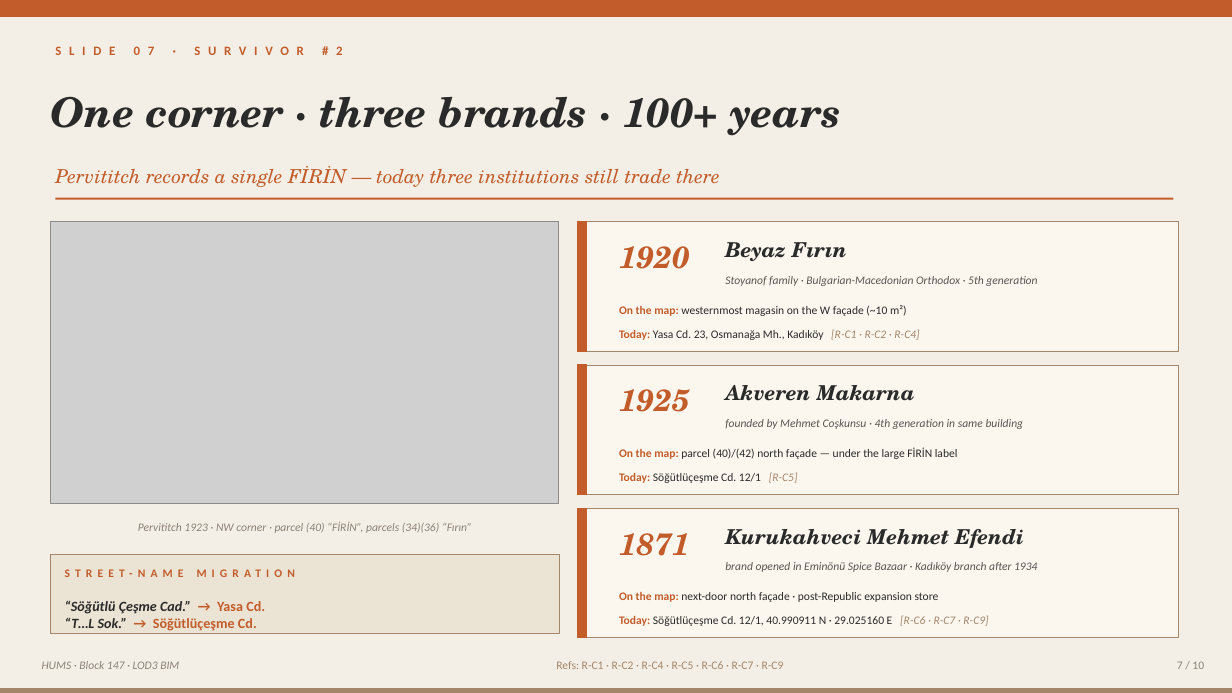
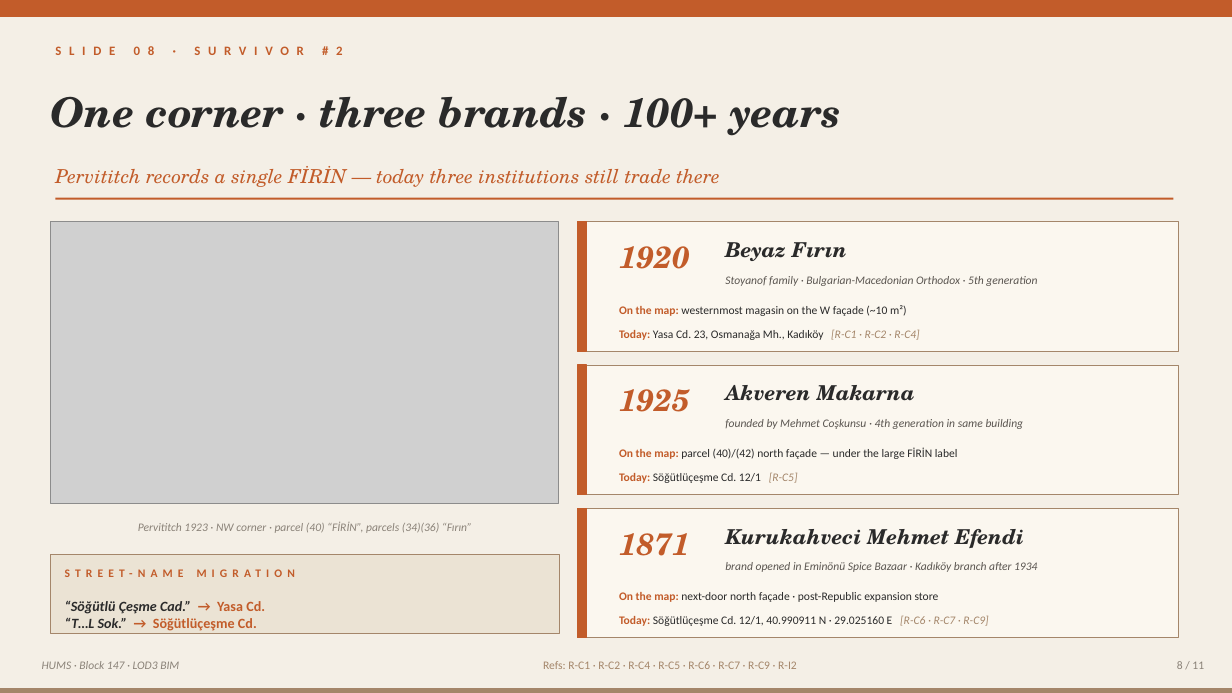
Before and after one commit to 1lker/hums-project, a slide deck: slide 8 of Block147_HUMS_EN.pptx (slide 7 before the commit). Drawn at 1232x693 pixels with LibreOffice and Linux fonts; fonts in the diff are those of the drawing; grey boxes stand for pictures. Boxes give left, top, right and bottom in pixels: in the first picture for what was removed or moved away, otherwise in the second. Text is boxed around its words. In the diff, an @@ line names an element or a change of style, - is before the commit and + after.

```diff
--- a/Block147_HUMS_EN.pptx
+++ b/Block147_HUMS_EN.pptx
@@ text at [543, 661, 797, 669]: text changed @@
-Refs: R-C1 · R-C2 · R-C4 · R-C5 · R-C6 · R-C7 · R-C9
+Refs: R-C1 · R-C2 · R-C4 · R-C5 · R-C6 · R-C7 · R-C9 · R-I2
@@ text at [1177, 661, 1204, 669]: text changed @@
-7 / 10
+8 / 11
```
Also in this commit, not shown: 8 other slides changed, 1 slide added, 5 other files.
